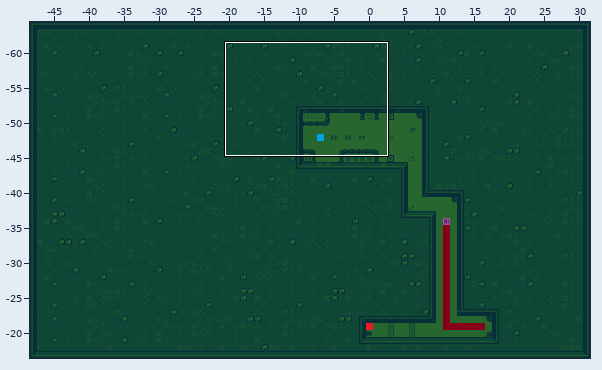
Tiled map: public/assets/tilemaps/level2.tmx. Above, an overview of the earlier version with the close-up marked.
Close-up. First the earlier version:
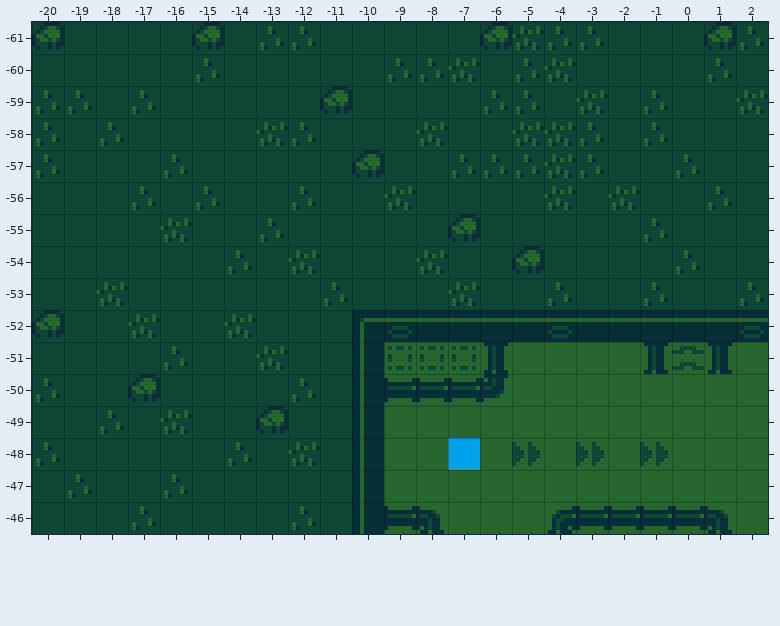
Cells are 16x16 px. Shown: x -20..2, y -61..-46. The commit also changed other parts of the map, which this record leaves out.
After:
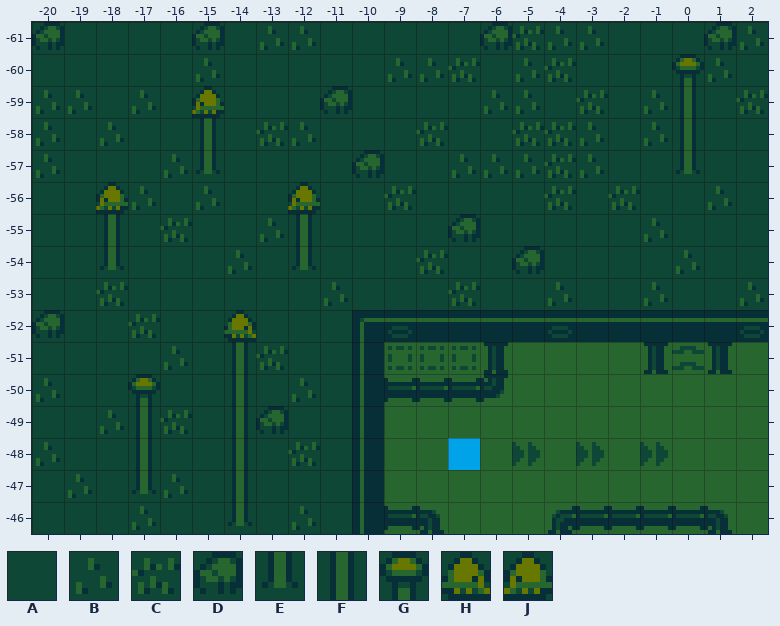
Key: from "tileset": A 0, B 5, C 6, D 7, E 8, F 9, G 10, H 11, J 12.
_ is an empty cell.
From old to new:
Layer "Tile Layer 1":
Tile A gives way to tile E in row -57 at x -15; in row -54 at x -18; in row -47 at x -17; in row -46 at x -14.
Tile B gives way to tile E in row -57 at x 0.
Tile C gives way to tile E in row -54 at x -12.
Tile A gives way to tile F in row -59 at x 0; in row -58 at x -15 and 0; in row -55 at x -18 and -12; in rows -51 to -50 at x -14; in row -49 at x -17 and -14; in row -48 at x -17.
Tile A gives way to tile F in row -47 at x -14.
Tile B gives way to tile F in row -48 at x -14.
Tile A gives way to tile G in row -60 at x 0.
Tile D gives way to tile G in row -50 at x -17.
Tile C gives way to tile H in row -52 at x -14.
Tile A gives way to tile J in row -59 at x -15; in row -56 at x -18.
Tile B gives way to tile J in row -56 at x -12.
Changed places in both close-ups, as pixel boxes (x1, y1, x2, y2):
changed: (672, 54, 704, 178)
changed: (192, 86, 224, 174)
changed: (96, 182, 128, 270)
changed: (288, 182, 320, 274)
changed: (224, 310, 256, 526)
changed: (128, 374, 160, 494)
